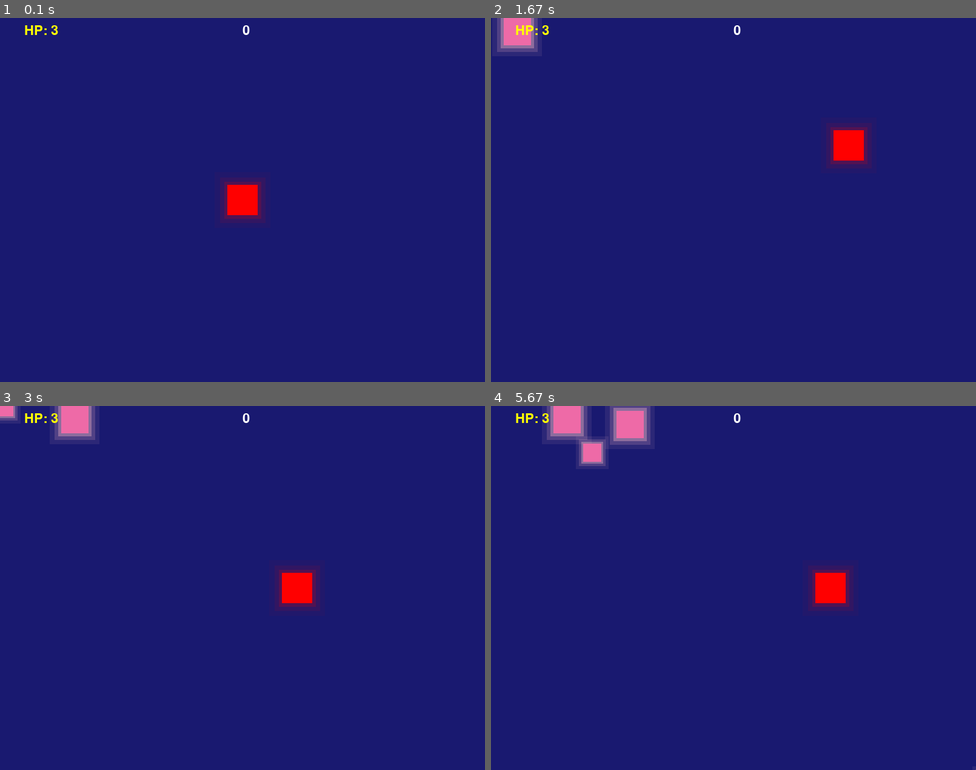
Above: before the commit, frames 1-4 (two rows, left to right).
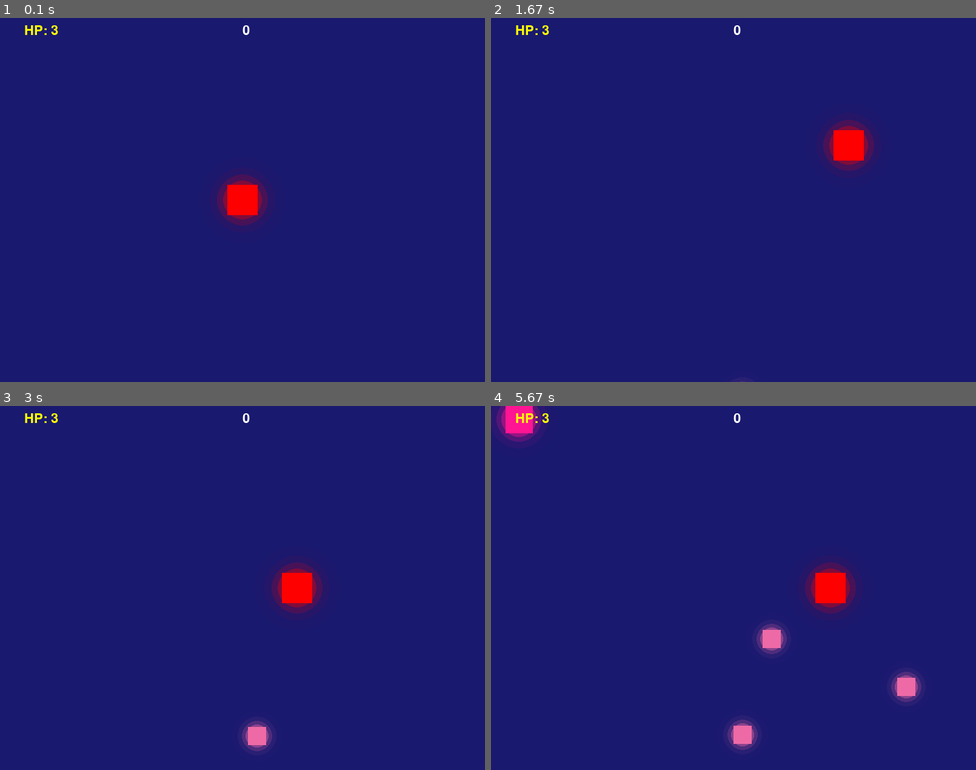
Above: after the commit, the same moments.

Repository: ricardobr3no/space-shooter-pygame
Game: pygame game, started from setup.py
Two runs of this game, one before a commit and one after it. Both use one fixed random seed, a clock stepped at 60 frames per second and the inputs below.
Inputs (mouse positions are in pixels of both pictures, inside the frame that each line leads up to):
- Up to frame 1 (0.1 s): no input
- Up to frame 2 (1.67 s): click (733, 200) at 0.38 s; hold Right 0.67-1.13 s; move the mouse to (714, 214) at 0.7 s; hold Up 1.17-1.47 s; hold Right from 1.5 s (still down)
- Up to frame 3 (3 s): release Right at 1.97 s; hold Left 2-2.53 s; hold Down 2.57-2.87 s; hold Left from 2.9 s (still down)
- Up to frame 4 (5.67 s): release Left at 3.3 s; hold Up 3.33-3.7 s; hold Right 3.73-4.37 s; hold Down 4.4-4.77 s; hold Left 4.8-5.27 s; hold Right from 5.3 s (still down)

The runs differ from the first frame. In frame 1, 0.2% of the frame differs, in the area x 44-56%, y 43-57%; in frame 2, 1.0%; in frame 3, 1.6%; in frame 4, 4.3%, in the area x 1-100%, y 0-100%.

Commit message:
update glow

Diff:
--- a/src/config/world.py
+++ b/src/config/world.py
@@ -1,17 +1,52 @@
 from random import randrange
 import pygame
 
-
-TRANSPARENTE = (200, 200, 200)
+BACKGROUND_COLOR = "midnightblue"
+from .settings import TELA
 
 
-def creat_glow(
+def rect_glow(
     win: pygame.Surface,
     sprite,
     offset: tuple = (0, 0),
-    glow_color: tuple | str = TRANSPARENTE,
+    glow_color: tuple | str = "white",
     intensity: int = 1,
-    # n_layers: int = 1,
+    glow_scale: float = 1,
+):
+    """
+    o efeito de glow consiste em adicionar à uma superficie, varias camadas com diferentes tonalidades e opacidade
+    """
+    size_surface = sprite_size = sprite.rect.size[0]
+
+    position = (
+        sprite.rect.x + offset[0],
+        sprite.rect.y + offset[1],
+    )
+
+    for n_layer in range(1, 6):
+        glow_surface = pygame.Surface((size_surface, size_surface))
+        glow_surface.set_alpha(intensity)
+        glow_surface.fill(glow_color)
+
+        size_surface = glow_surface.get_size()[0]
+
+        win.blit(
+            glow_surface,
+            (
+                position[0] - size_surface // 2 + sprite_size // 2,
+                position[1] - size_surface // 2 + sprite_size // 2,
+            ),
+        )
+        intensity //= n_layer
+        size_surface *= glow_scale
+
+
+def radial_glow(
+    win: pygame.Surface,
+    sprite,
+    offset: tuple = (0, 0),
+    glow_color: tuple | str = "white",
+    intensity: int = 1,
     glow_scale: float = 1,
 ):
     """
@@ -25,22 +60,22 @@
         sprite.rect.y + offset[1],
     )
 
-    for layer in range(1, 5):
+    for n_layer in range(1, 6):
         glow_surface = pygame.Surface((size_surface, size_surface))
-        glow_surface.fill(glow_color)
+        glow_surface.fill(BACKGROUND_COLOR)
 
         size_surface = glow_surface.get_size()[0]
         glow_surface.set_alpha(intensity)
 
-        # pygame.draw.circle(
-        #     surface=glow_surface,
-        #     color="red",
-        #     center=(
-        #         position[0] - size_surface // 2,
-        #         position[1] - size_surface // 2,
-        #     ),
-        #     radius=size_surface // 2,
-        # )
+        pygame.draw.circle(
+            surface=glow_surface,
+            color=glow_color,
+            center=(
+                size_surface // 2,
+                size_surface // 2,
+            ),
+            radius=size_surface // 2,
+        )
 
         win.blit(
             glow_surface,
@@ -49,5 +84,5 @@
                 position[1] - size_surface // 2 + sprite_size // 2,
             ),
         )
-        intensity //= 2
+        intensity //= n_layer
         size_surface *= glow_scale
--- a/src/screens/main.py
+++ b/src/screens/main.py
@@ -8,7 +8,7 @@
 # ui
 # from ui.buttons import Button
 from src.config.settings import SCREEN_SIZE, GAME_TITLE, FPS, TELA
-from src.config.world import creat_glow
+from src.config.world import BACKGROUND_COLOR
 
 # math
 from random import choice
@@ -58,25 +58,34 @@
         self.spawn_timer += dt
         if self.spawn_timer >= spawn_rate:
             # choicing spawn location
-            spawn_range_x = choice((-30, SCREEN_SIZE[0] + 30))
-            spawn_range_y = choice((-20, SCREEN_SIZE[1] + 30))
+            spawn_margin = 30
+            spawn_location = choice(
+                [
+                    # borders
+                    (-spawn_margin, -30),
+                    (-spawn_margin, SCREEN_SIZE[1] + 30),
+                    (SCREEN_SIZE[0] + spawn_margin, -30),
+                    (SCREEN_SIZE[0] + spawn_margin, SCREEN_SIZE[1] + 30),
+                    # centers
+                    (SCREEN_SIZE[0] // 2, -spawn_margin),
+                    (SCREEN_SIZE[0] // 2, SCREEN_SIZE[1] + spawn_margin),
+                    (-spawn_margin, SCREEN_SIZE[1] // 2),
+                    (SCREEN_SIZE[0] + spawn_margin, SCREEN_SIZE[1] // 2),
+                ]
+            )
 
             # choicing enemy type
-            choiced_enemy = choice(
-                [
-                    Enemy_1(spawn_range_x, spawn_range_y, self.player),
-                    Enemy_2(spawn_range_x, spawn_range_y, self.player),
-                ]
-            )
-            self.enemy_group.add(choiced_enemy)
+            choiced_enemy = choice([Enemy_1, Enemy_1, Enemy_1, Enemy_2])
+            new_enemy = choiced_enemy(spawn_location[0], spawn_location[1], self.player)
+            self.enemy_group.add(new_enemy)
             self.spawn_timer = 0
 
     def mainloop(self):
 
         while self.running:
             dt = self.clock.tick(FPS) / 1_000
-
-            self.spawn_enemys(1.3, dt)
+            spawn_rate = 1.3
+            self.spawn_enemys(spawn_rate, dt)
 
             for event in pygame.event.get():
                 if event.type == pygame.QUIT:
@@ -85,11 +94,6 @@
                 if event.type == pygame.MOUSEBUTTONDOWN and event.button == 1:
                     shooted_bullet = self.player.shoot_bullet()
                     self.bullets_group.add(shooted_bullet)
-
-            # update
-            self.player_group.update(dt)
-            self.bullets_group.update(dt)
-            self.enemy_group.update(dt)
 
             wall_colission = pygame.sprite.groupcollide(
                 # verifica se atigiu uma parede
@@ -139,38 +143,11 @@
                 self.player_last_position = self.player.rect.x, self.player.rect.y
 
             # redraw
-            TELA.fill("midnightblue")
-
-            # glow bullets
-            for bullet in self.bullets_group.sprites():
-                creat_glow(
-                    win=TELA,
-                    sprite=bullet,
-                    offset=(0, 0),
-                    glow_color="red",
-                    intensity=100,
-                    glow_scale=2.5,
-                )
-
-            # glow enemys
-            for enemy in self.enemy_group.sprites():
-                creat_glow(
-                    win=TELA,
-                    sprite=enemy,
-                    offset=(0, 0),
-                    glow_color="pink",
-                    intensity=180,
-                    glow_scale=1.23,
-                )
-
-            # glow player
-            creat_glow(
-                win=TELA,
-                sprite=self.player,
-                glow_color="red",
-                intensity=80,
-                glow_scale=1.23,
-            )
+            TELA.fill(BACKGROUND_COLOR)
+            # update
+            self.player_group.update(dt)
+            self.bullets_group.update(dt)
+            self.enemy_group.update(dt)
 
             # update
             self.player_group.draw(TELA)
--- a/src/sprites/bullets.py
+++ b/src/sprites/bullets.py
@@ -1,5 +1,8 @@
 import pygame
 import math
+
+from src.config.settings import TELA
+from src.config.world import radial_glow
 
 
 class Bullet(pygame.sprite.Sprite):
@@ -14,6 +17,7 @@
         self.rect.y = start_y
         self.speed = 500
         self.dx, self.dy = self.target_direction(start_x, start_y, target_x, target_y)
+        self.apply_glow = True
 
     def target_direction(self, fromX, fromY, toX, toY):
         angle = math.atan2(toY - fromY, toX - fromX)
@@ -24,3 +28,15 @@
     def update(self, dt) -> None:
         self.rect.x += self.dx * self.speed * dt
         self.rect.y += self.dy * self.speed * dt
+        self.glow(self.apply_glow)
+
+    def glow(self, apply: bool):
+        if apply:
+            radial_glow(
+                win=TELA,
+                sprite=self,
+                offset=(0, 0),
+                glow_color="red",
+                intensity=180,
+                glow_scale=1.6,
+            )
--- a/src/sprites/enemys.py
+++ b/src/sprites/enemys.py
@@ -1,18 +1,24 @@
 import pygame
 import math
+
+# config
+from src.config.settings import TELA
+from src.config.world import radial_glow, rect_glow
 
 
 class Enemy_1(pygame.sprite.Sprite):
     def __init__(self, x, y, player):
         super().__init__()
+        self.color: str | tuple = "hotpink2"
         self.size = 30
         self.image = pygame.Surface((self.size, self.size))
-        self.image.fill("hotpink2")  # Cor vermelha
+        self.image.fill(self.color)  # Cor vermelha
         self.rect = self.image.get_rect()
         self.rect.x = x
         self.rect.y = y
         self.speed = 60
         self.target_player = player
+        self.apply_glow = True
 
     def get_player_direction(self, fromX: int, fromY: int, player):
         angle = math.atan2(player.rect.y - fromY, player.rect.x - fromX)
@@ -24,9 +30,20 @@
         # Aqui você adicionaria a lógica de movimento do enemy
         # Por exemplo:
         dx, dy = self.get_player_direction(self.rect.x, self.rect.y, self.target_player)
-
         self.rect.x += dx * self.speed * dt
         self.rect.y += dy * self.speed * dt
+        self.glow(self.apply_glow)
+
+    def glow(self, apply: bool):
+        if apply:
+            radial_glow(
+                win=TELA,
+                sprite=self,
+                offset=(0, 0),
+                glow_color=self.color,
+                intensity=100,
+                glow_scale=1.3,
+            )
 
     def __repr__(self) -> str:
         return "Enemy Type 1"
@@ -35,13 +52,15 @@
 class Enemy_2(Enemy_1):
     def __init__(self, x, y, player):
         super().__init__(x, y, player)
+        self.color = "deeppink"
         self.size = 45
         self.speed = 40
         self.update_image()
 
     def update_image(self):
+        self.color = "deeppink"
         self.image = pygame.Surface((self.size, self.size))
-        self.image.fill("hotpink2")
+        self.image.fill(self.color)
         self.rect = self.image.get_rect()
 
     def __repr__(self) -> str:
--- a/src/sprites/player.py
+++ b/src/sprites/player.py
@@ -1,5 +1,6 @@
 import pygame
-from src.config.settings import SCREEN_SIZE
+from src.config.settings import SCREEN_SIZE, TELA
+from src.config.world import radial_glow
 from .bullets import Bullet
 
 width, height = SCREEN_SIZE
@@ -21,6 +22,7 @@
         self.position = pygame.Vector2(self.rect.x, self.rect.y)
         self.speed = 300
         self.hp = 3
+        self.apply_glow = True
 
     def restart_position(self):
         self.rect.x = width // 2 - self.size // 2
@@ -46,6 +48,9 @@
         self.rect.x += dir.x * self.speed * dt
         self.rect.y += dir.y * self.speed * dt
 
+        # glow
+        self.glow(self.apply_glow)
+
     def shoot_bullet(self):
         mouse_pos = pygame.mouse.get_pos()
         target_x, target_y = mouse_pos
@@ -55,3 +60,13 @@
         )
         bullet = Bullet(start_x, start_y, target_x, target_y)
         return bullet
+
+    def glow(self, apply: bool):
+        if apply:
+            radial_glow(
+                win=TELA,
+                sprite=self,
+                glow_color="red",
+                intensity=80,
+                glow_scale=1.3,
+            )
